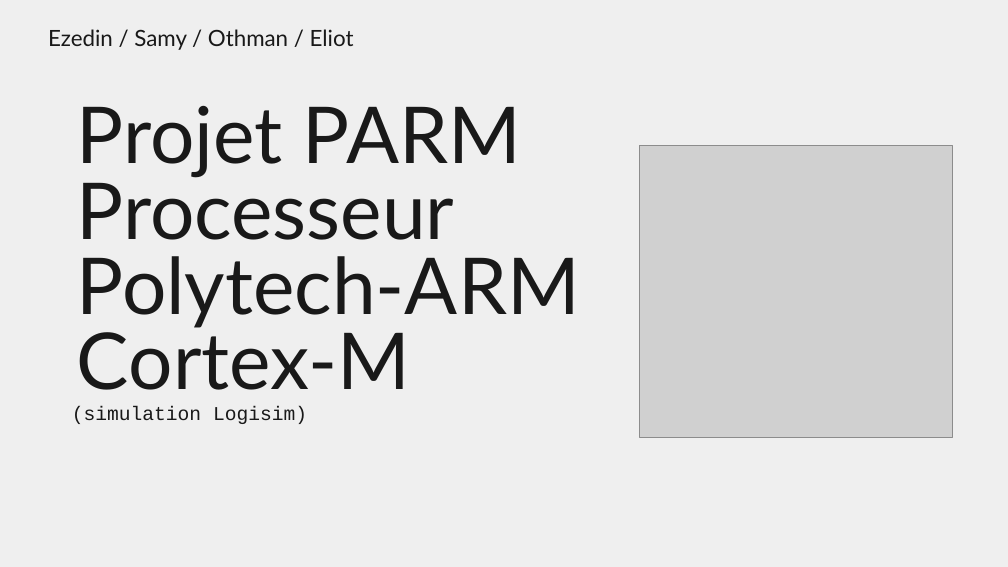
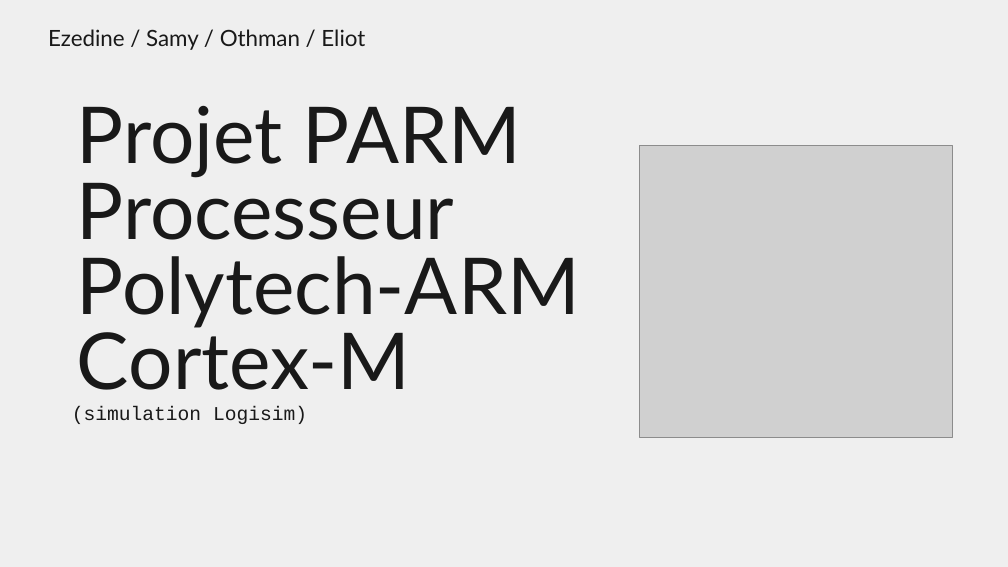
Before and after one commit to Eliotsk-hub/PARM, a slide deck: slide 1 of SoutenancePARM.pptx. Drawn at 1008x567 pixels with LibreOffice and Linux fonts; fonts in the diff are those of the drawing; grey boxes stand for pictures; background and template pictures are left out. Boxes give left, top, right and bottom in pixels: in the first picture for what was removed or moved away, otherwise in the second. Text is boxed around its words. In the diff, an @@ line names an element or a change of style, - is before the commit and + after.

Commit message:
done

```diff
--- a/SoutenancePARM.pptx
+++ b/SoutenancePARM.pptx
@@ text at bbox=[48, 29, 365, 50]: text changed @@
-Ezedin / Samy / Othman / Eliot
+Ezedine / Samy / Othman / Eliot
```
Also in this commit, not shown: 1 other slide changed, 3 slides added.
